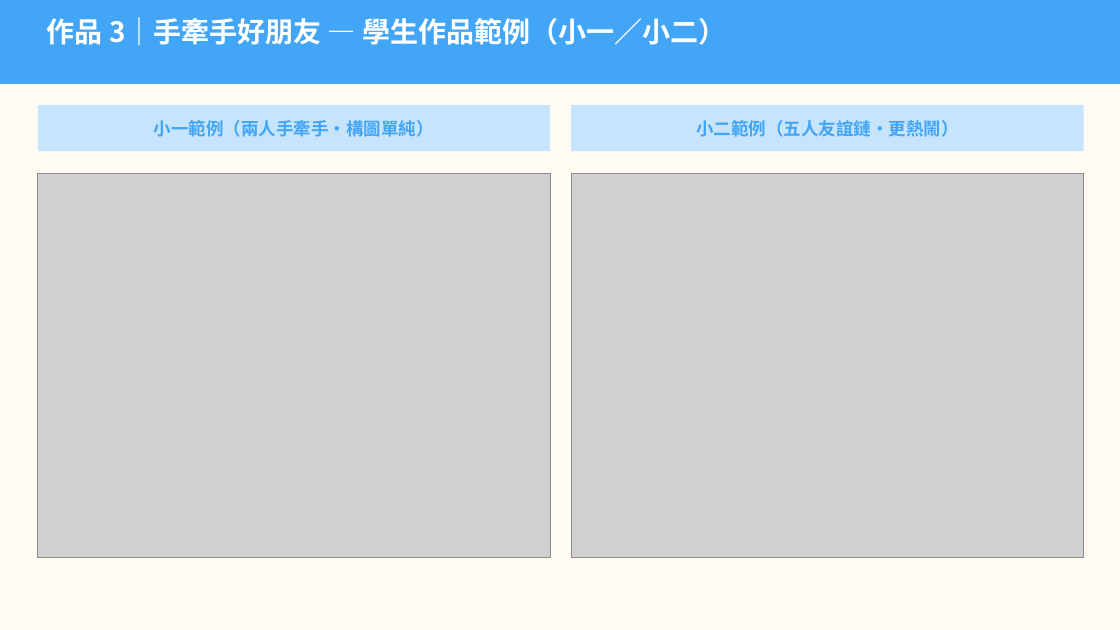
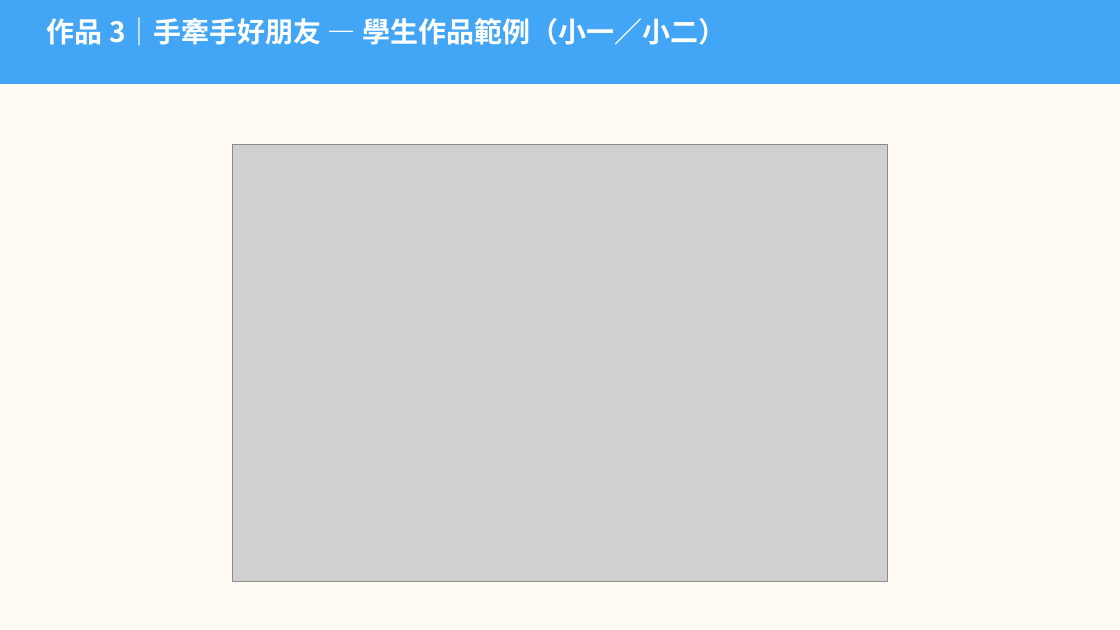
Before and after one commit to serina168/mandala-beginner, a slide deck: slide 22 of 2026兒童才藝講師培訓_上課簡報.pptx. Drawn at 1120x630 pixels with LibreOffice and Linux fonts; fonts in the diff are those of the drawing; grey boxes stand for pictures. Boxes give left, top, right and bottom in pixels: in the first picture for what was removed or moved away, otherwise in the second. Text is boxed around its words. In the diff, an @@ line names an element or a change of style, - is before the commit and + after.

```diff
--- a/2026兒童才藝講師培訓_上課簡報.pptx
+++ b/2026兒童才藝講師培訓_上課簡報.pptx
@@ rectangle removed at [38, 105, 550, 151] @@
@@ rectangle removed at [571, 105, 1084, 151] @@
@@ text removed at [154, 120, 434, 137] @@
-小一範例（兩人手牽手・構圖單純）
@@ picture added at [233, 145, 888, 581] @@
@@ text removed at [696, 120, 958, 137] @@
-小二範例（五人友誼鏈・更熱鬧）
@@ picture removed at [38, 173, 550, 558] @@
@@ picture removed at [571, 173, 1084, 558] @@
```
Also in this commit, not shown: 8 other slides changed, 12 other files.
